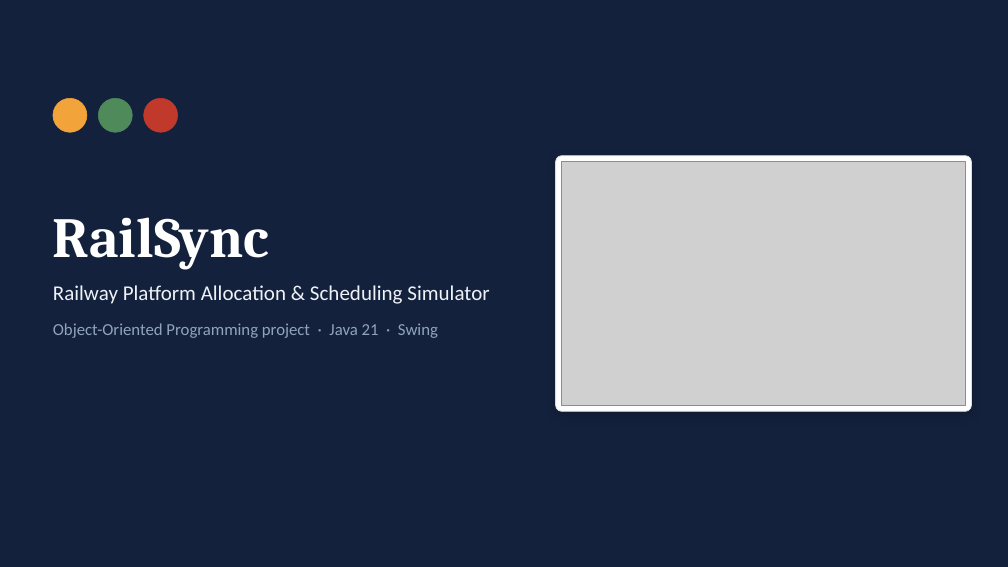
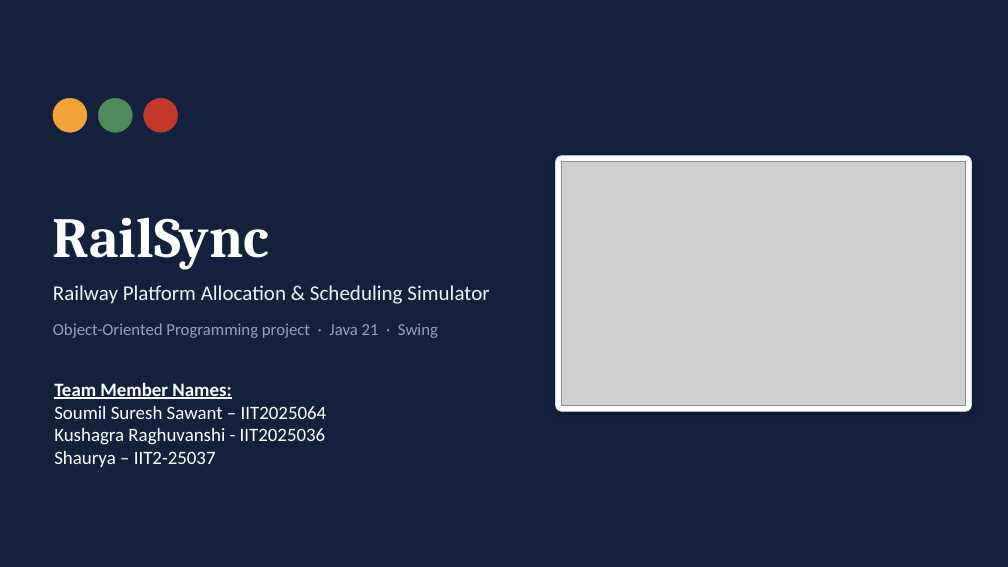
Before and after one commit to Taskmaster-afk/RailSync-OOP-Project, a slide deck: slide 1 of presentation/RailSync-Presentation.pptx. Drawn at 1008x567 pixels with LibreOffice and Linux fonts; fonts in the diff are those of the drawing; grey boxes stand for pictures. Boxes give left, top, right and bottom in pixels: in the first picture for what was removed or moved away, otherwise in the second. Text is boxed around its words. In the diff, an @@ line names an element or a change of style, - is before the commit and + after.

Commit message:
Added the modified presentation file

```diff
--- a/presentation/RailSync-Presentation.pptx
+++ b/presentation/RailSync-Presentation.pptx
@@ text added at [54, 382, 327, 467], 18 pt, text #FFFFFF @@
+Team Member Names:
+Soumil Suresh Sawant – IIT2025064
+Kushagra Raghuvanshi - IIT2025036
+Shaurya – IIT2-25037
```
Also in this commit, not shown: 1 other slide changed.
